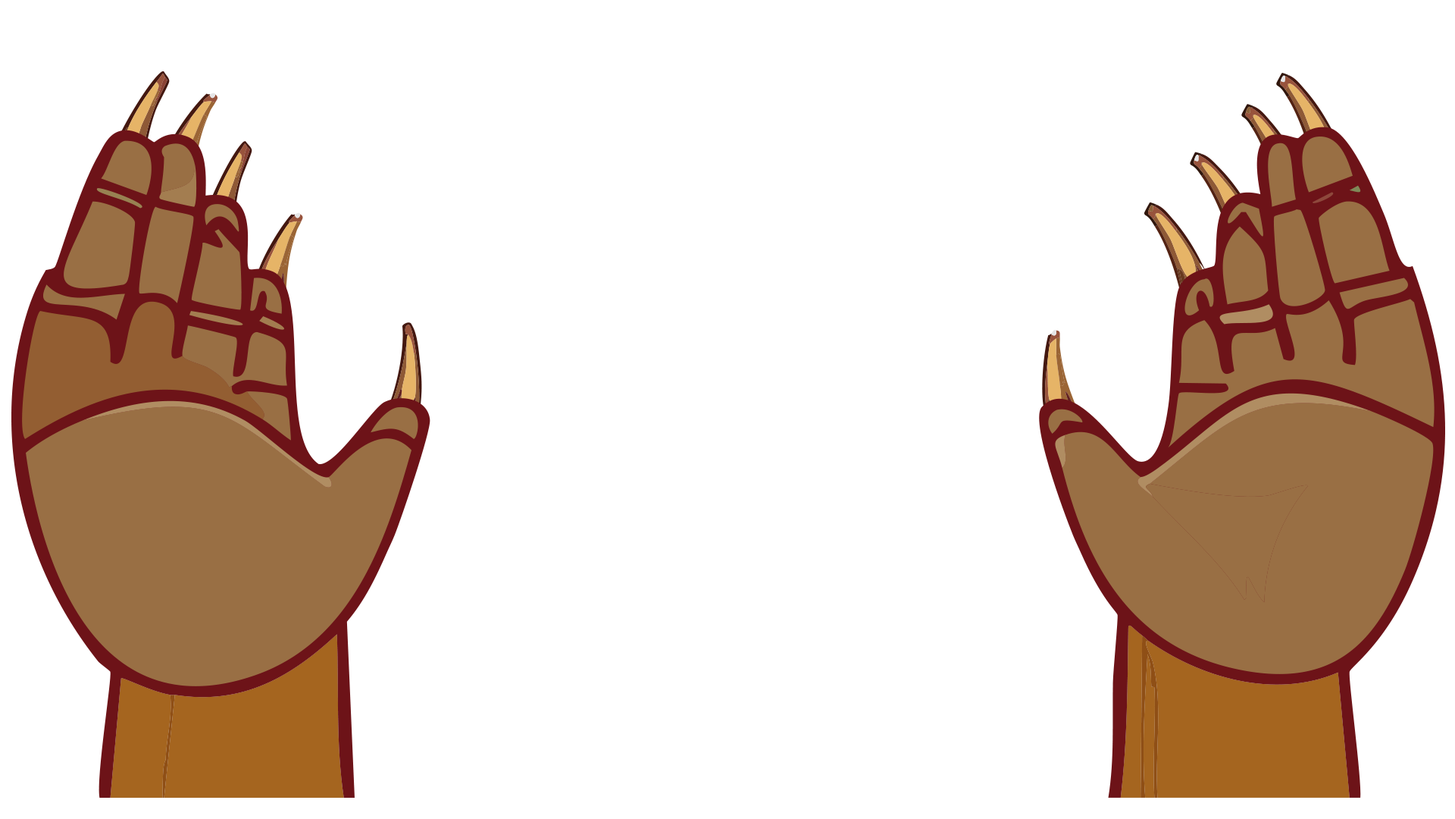
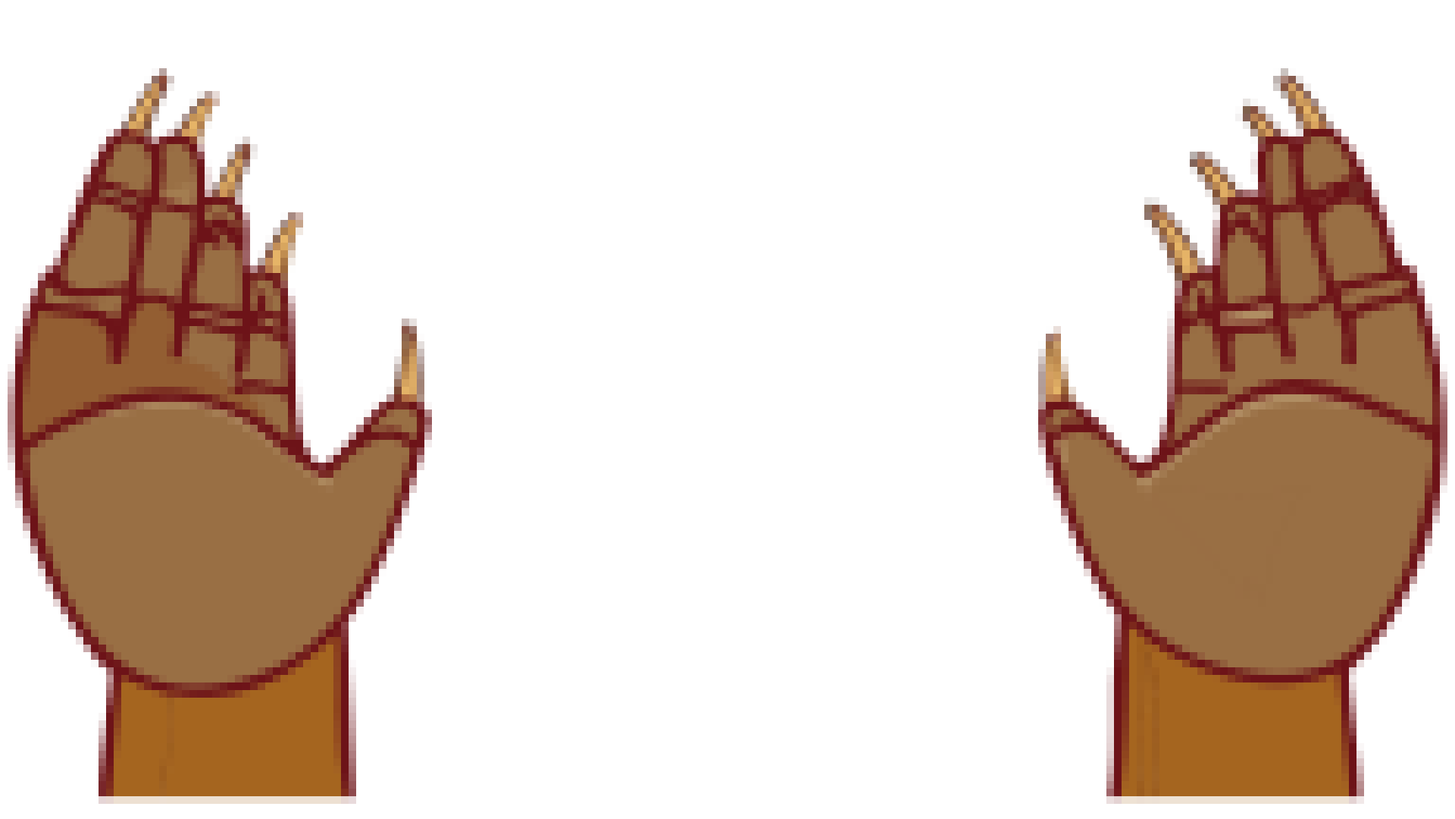
Layered file, before and after one edit (1455px x 819px). Changes by layer:
painted on "Vector Smart Object" over (x1=7, y1=68, x2=1448, y2=804)
